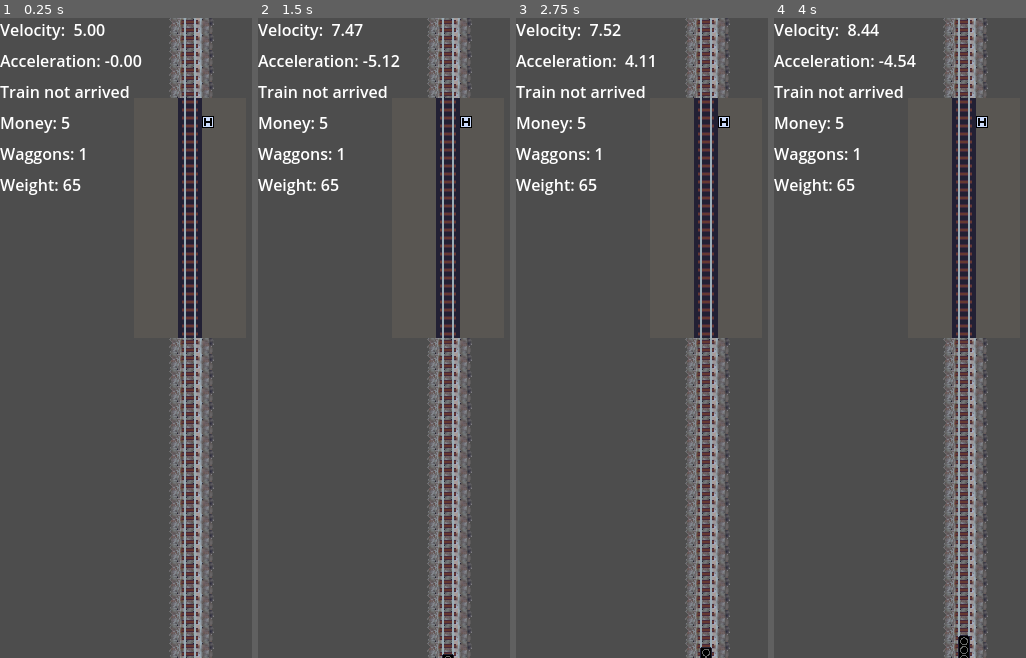
Above: before the commit, frames 1-4 (left to right).
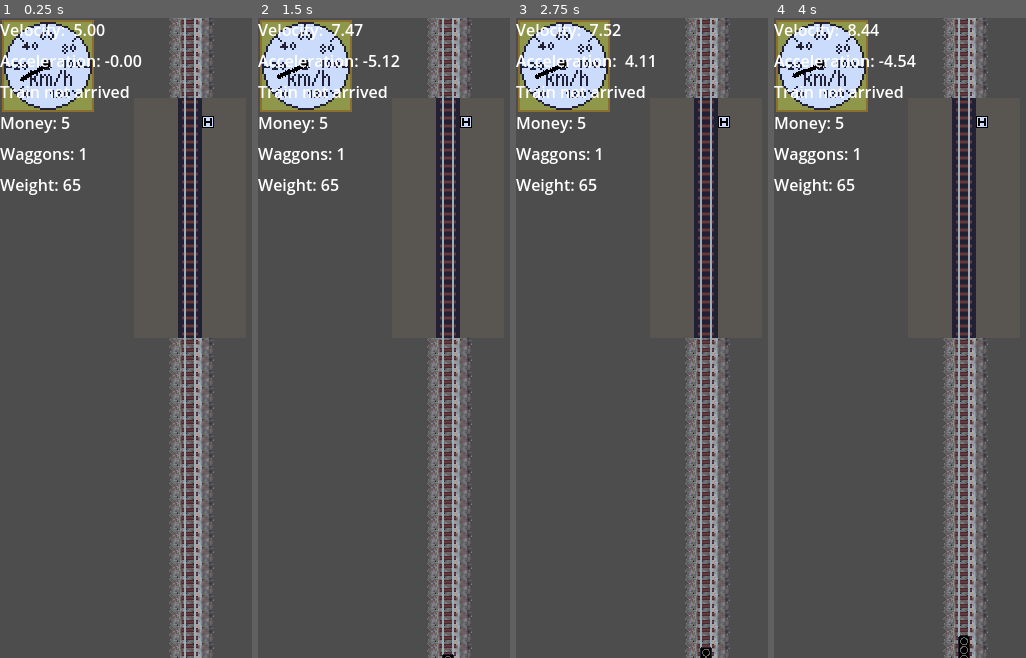
Above: after the commit, the same moments.

Repository: sthoni/gamejamaugust2024
Game: Godot game, scene res://game.tscn
The game is run twice, just before and just after one commit, with the same random seed, the same clock (stepped at 60 frames per second) and the same inputs.
Inputs:
- Up to frame 1 (0.25 s): no input
- Up to frame 2 (1.5 s): tap Enter (shop) at 0.5, 0.77 s; hold Up (accelerate) 0.53-1.28 s; hold Down (brake) from 1.28 s (still down)
- Up to frame 3 (2.75 s): tap Enter (shop) at 1.52 s; release Down (brake) at 2.03 s; hold Up (accelerate) from 2.03 s (still down)
- Up to frame 4 (4 s): tap Enter (shop) at 3.02, 3.77 s; release Up (accelerate) at 3.53 s; hold Down (brake) from 3.53 s (still down)

The runs differ from the first frame. In frame 1, 4.8% of the frame differs, in the area x 0-38%, y 0-15%; in frame 2, 4.8%; in frame 3, 4.8%; in frame 4, 4.8%.

Commit message:
added speed gauge

Diff:
--- a/level/level.tscn
+++ b/level/level.tscn
@@ -1,10 +1,11 @@
-[gd_scene load_steps=8 format=3 uid="uid://5m2ar4vwdnpd"]
+[gd_scene load_steps=9 format=3 uid="uid://5m2ar4vwdnpd"]
 
 [ext_resource type="Script" path="res://level/level.gd" id="1_pg6m5"]
 [ext_resource type="PackedScene" uid="uid://cq0dan380xs2g" path="res://level/tracks.tscn" id="2_jnvge"]
 [ext_resource type="PackedScene" uid="uid://c3byp0uv73juy" path="res://train/train.tscn" id="2_kmlf3"]
 [ext_resource type="Resource" uid="uid://bbum0dx5joke6" path="res://level/level_start.tres" id="2_q5plq"]
 [ext_resource type="PackedScene" uid="uid://c3csdinu5agg4" path="res://station/station.tscn" id="3_7tcqk"]
+[ext_resource type="PackedScene" uid="uid://bvvip673kkkj7" path="res://ui/gauge.tscn" id="3_nmrxu"]
 [ext_resource type="PackedScene" uid="uid://dh71w6aefqf38" path="res://ui/debug.tscn" id="4_s0jqg"]
 
 [sub_resource type="RectangleShape2D" id="RectangleShape2D_v8f26"]
@@ -12,6 +13,8 @@
 [node name="Level" type="Node2D"]
 script = ExtResource("1_pg6m5")
 level_stats = ExtResource("2_q5plq")
+
+[node name="Gauge" parent="." instance=ExtResource("3_nmrxu")]
 
 [node name="Debug" parent="." instance=ExtResource("4_s0jqg")]
 offset_right = 156.0
--- /dev/null
+++ b/ui/gauge.gd
@@ -0,0 +1,14 @@
+extends Control
+
+@onready var needle : = $GaugeTexture/Needle
+
+# Called when the node enters the scene tree for the first time.
+func _ready():
+	Events.velocity_changed.connect(_on_train_velocity_changed)
+
+
+func _on_train_velocity_changed(velocity: float) -> void:
+	if abs(velocity) < 120:
+		needle.rotation = abs(velocity)/120*PI*3/2
+	else:
+		needle.rotation = PI*3/2
--- /dev/null
+++ b/ui/gauge.tscn
@@ -0,0 +1,29 @@
+[gd_scene load_steps=4 format=3 uid="uid://bvvip673kkkj7"]
+
+[ext_resource type="Script" path="res://ui/gauge.gd" id="1_j0hsb"]
+[ext_resource type="Texture2D" uid="uid://coewucjahkl2r" path="res://assets/gauge.png" id="1_lo78o"]
+[ext_resource type="Texture2D" uid="uid://by0mt58yfg3q3" path="res://assets/gaugeneedle.png" id="2_buy24"]
+
+[node name="Gauge" type="Control"]
+layout_mode = 3
+anchors_preset = 15
+anchor_right = 1.0
+anchor_bottom = 1.0
+grow_horizontal = 2
+grow_vertical = 2
+script = ExtResource("1_j0hsb")
+
+[node name="GaugeTexture" type="TextureRect" parent="."]
+texture_filter = 1
+offset_right = 96.0
+offset_bottom = 96.0
+scale = Vector2(2, 2)
+texture = ExtResource("1_lo78o")
+stretch_mode = 2
+
+[node name="Needle" type="TextureRect" parent="GaugeTexture"]
+layout_mode = 0
+offset_right = 48.0
+offset_bottom = 48.0
+pivot_offset = Vector2(24, 23)
+texture = ExtResource("2_buy24")
Binary file added: assets/gauge.aseprite
Binary file added: assets/gauge.png
Not shown, added: assets/gauge.png.import
Binary file added: assets/gaugeneedle.png
Not shown, added: assets/gaugeneedle.png.import
Not shown: 1 places in items/item_pool_start.tres that only renumber resources
